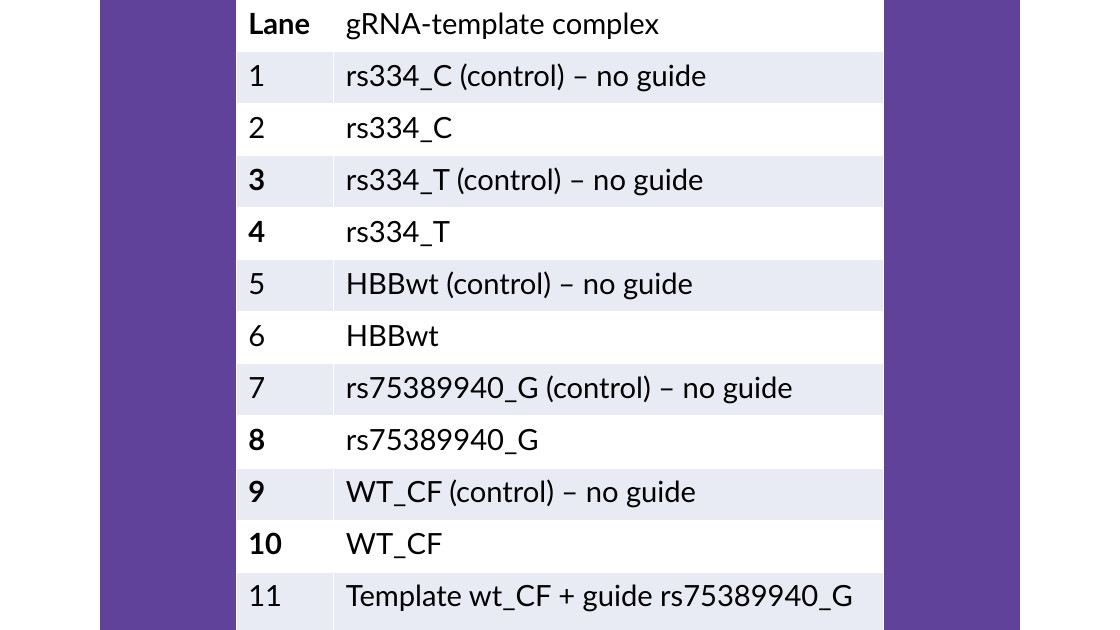
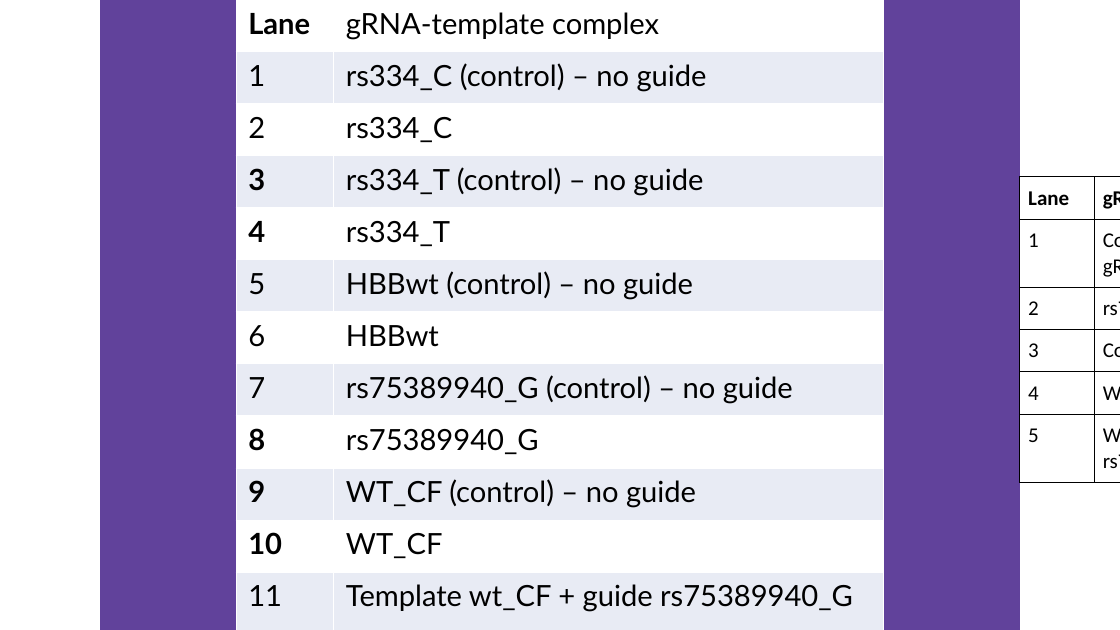
Before and after one commit to igem-team-cmuq-2019/wiki, a slide deck: slide 3 of IGEM_VERSION/img/results page templates.pptx. Drawn at 1120x630 pixels with LibreOffice and Linux fonts; fonts in the diff are those of the drawing. Boxes give left, top, right and bottom in pixels: in the first picture for what was removed or moved away, otherwise in the second. Text is boxed around its words. In the diff, an @@ line names an element or a change of style, - is before the commit and + after.

```diff
--- a/IGEM_VERSION/img/results page templates.pptx
+++ b/IGEM_VERSION/img/results page templates.pptx
@@ table added at [1020, 176, 1120, 479], 6 rows, 2 columns @@
+Lane | gRNA - DNA template complex
+1 | Control- rs75389940_G (no gRNA)
+2 | rs75389940_G
+3 | Control - WT_CF
+4 | WT_CF
+5 | WT_CF template + rs75389940_G gRNA
```
Also in this commit, not shown: 2 slides added, 10 other files.
